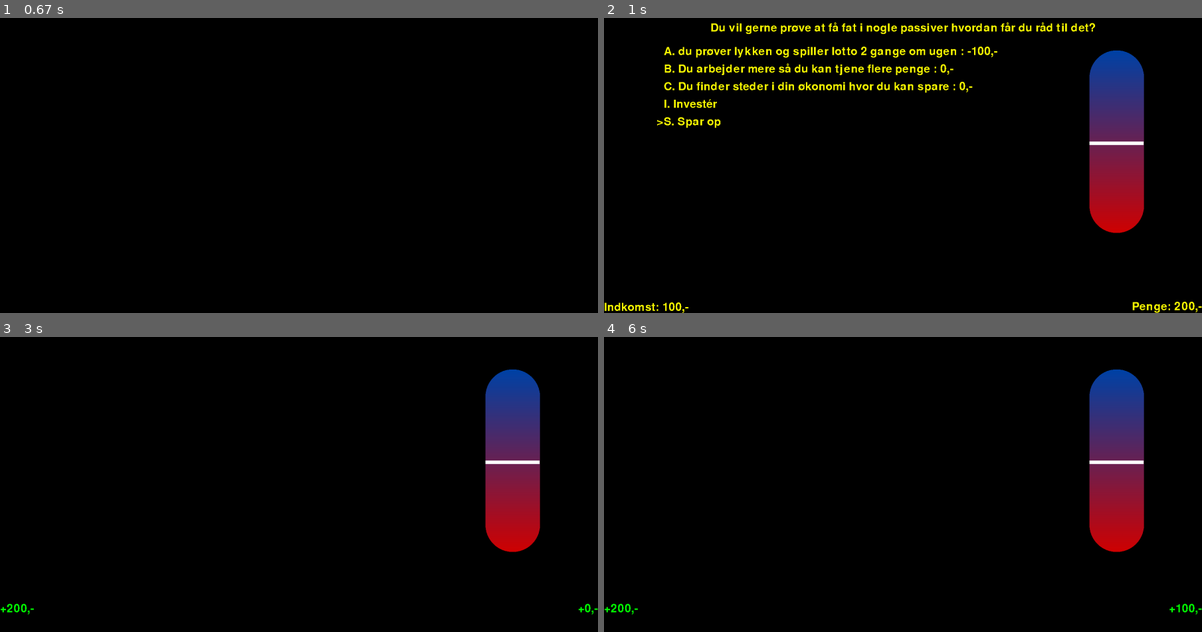
Above: before the commit, frames 1-4 (two rows, left to right).
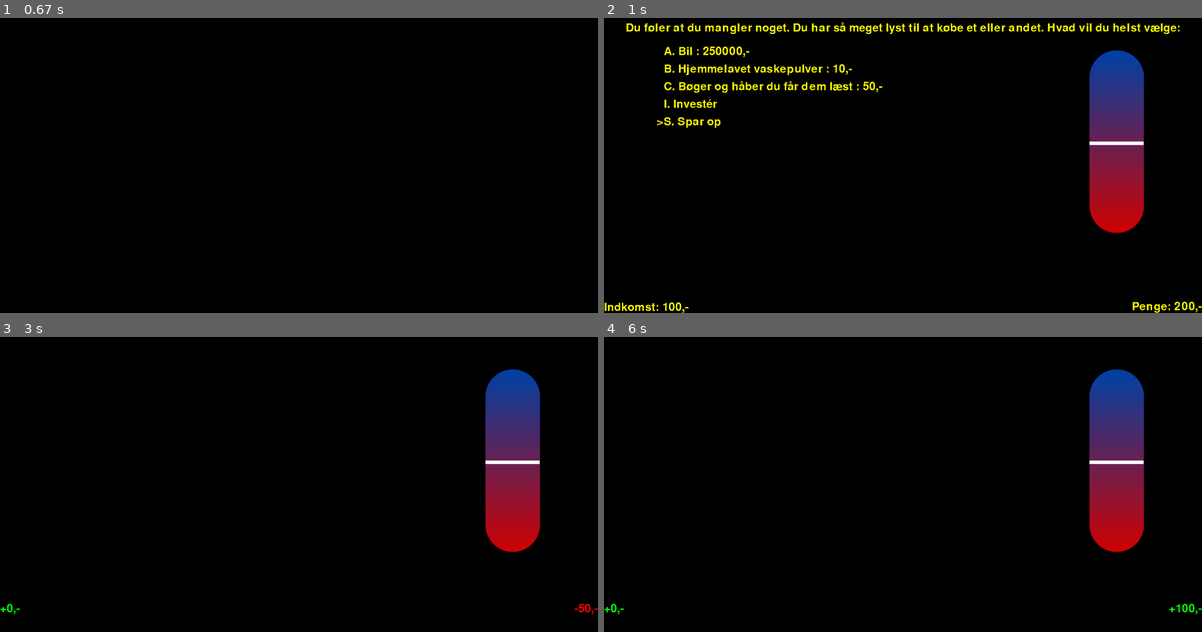
Above: after the commit, the same moments.

Repository: toke-dk/FIRE-game
Game: pygame game, started from main.py
Two runs of this game, one before a commit and one after it. Both use one fixed random seed, a clock stepped at 60 frames per second and the inputs below.
Inputs:
- Up to frame 1 (0.67 s): hold A from 0.33 s (still down)
- Up to frame 2 (1 s): release A at 0.87 s; hold S from 0.9 s (still down)
- Up to frame 3 (3 s): tap C at 1.05, 2.42 s; release S at 1.4 s; hold A 1.43-1.83 s; tap I at 1.58 s; hold S 1.87-2.23 s; tap B at 2.02 s; hold A 2.27-2.73 s; tap Enter at 2.77 s
- Up to frame 4 (6 s): no input

Frame 1 is identical in both runs. In frame 2, 3.9% of the frame differs, in the area x 3-97%, y 1-26%; in frame 3, 0.1%; in frame 4, less than 0.1%.

Commit message:
WIP: the price for investing is changing

Diff:
--- a/main.py
+++ b/main.py
@@ -94,11 +94,6 @@
              "svar": "A"
              },
         ]
-investing_sets = [{"option": "A. Bitcoin (stor risiko)", "winning_price": 1 + 1.2, "losing_price": 1 - 1},
-                  {"option": "B. Disney (mellem risiko)", "winning_price": 1 + 1/7, "losing_price": 1 - 1/8},
-                  {"option": "C. S&P 500 (lille risiko)", "winning_price": 1 + 1/11, "losing_price": 1 - 1/13},]
-random.shuffle(quiz_sets)
-print(quiz_sets)
 
 quiz_set = next_question(quiz_sets, question_id)
 points = 0
@@ -141,6 +136,14 @@
             running = False
         pygame_stuff.progress_bar.update_bar(screen, points)
         # if the screen is invest
+        investing_sets = [{"option": "A. Bitcoin (stor risiko)", "winning_price": 1 + random.uniform(1, 1.6),
+                           "losing_price": 1 - random.uniform(0.8, 1)},
+                          {"option": "B. Disney (mellem risiko)", "winning_price": 1 + 1 / round(random.uniform(6, 9)),
+                           "losing_price": 1 - 1 / round(random.uniform(7, 10))},
+                          {"option": "C. S&P 500 (lille risiko)",
+                           "winning_price": 1 + 1 / round(random.uniform(10, 13)),
+                           "losing_price": 1 - 1 / round(random.uniform(12, 14))}, ]
+
         if invest_screen:
             screen.fill((0, 0, 0))
 
@@ -219,7 +222,7 @@
                             elif sandsynlighed > 3:
                                 print("lose")
                                 gevinst += investing_amount_int * investing_sets[arrow["number"]]["losing_price"]
-                                print(f'ddd{investing_sets[arrow["number"]]["losing_price"]}')
+                                print(f'Price {investing_sets[arrow["number"]]["losing_price"]}')
                         if arrow["number"] == 1:
                             # (youve won)
                             if sandsynlighed <= 5:
@@ -232,8 +235,8 @@
                                 gevinst += investing_amount_int * investing_sets[arrow["number"]]["winning_price"]
                             elif sandsynlighed > 10:
                                 gevinst += investing_amount_int * investing_sets[arrow["number"]]["losing_price"]
-
-                        penge += round(gevinst, 1)
+                        gevinst = round(gevinst, 1)
+                        penge += gevinst
                         penge += inkomst
                         print(f"gevinst{gevinst}")
                         # the amount to invest
@@ -247,11 +250,12 @@
                         change_in_information(0, gevinst - investing_amount_int, inkomst)
                         if question_id < len(quiz_sets):
                             quiz_set = next_question(quiz_sets, question_id)
+                            end_screen = True
             text_surface = font.render(investing_amount, True, (255, 255, 0))
             screen.blit(text_surface, input_rect)
             pygame.display.flip()
 
-        elif end_screen:
+        elif False:
             screen.fill((0,0,0))
 
             penge_tekst = font.render(f"Penge: {penge},-", False, (250, 250, 0))
@@ -305,6 +309,7 @@
                                                 -quiz_set["valgmuligheder"][arrow["number"]]["pris"],
                                                 inkomst)
                         penge -= quiz_set["valgmuligheder"][arrow["number"]]["pris"]
+                        penge += inkomst
                         points += quiz_set["valgmuligheder"][arrow["number"]]["point"]
                         inkomst += quiz_set["valgmuligheder"][arrow["number"]]["inkomststigning"]
 
@@ -313,7 +318,7 @@
                         question_id += 1
                         if question_id < len(quiz_sets):
                             quiz_set = next_question(quiz_sets, question_id)
-
+                            end_screen = True
 
             penge_tekst = font.render(f"Penge: {penge},-", False, (250, 250, 0))
             inkomst_tekst = font.render(f"Indkomst: {inkomst},-", False, (250, 250, 0))
